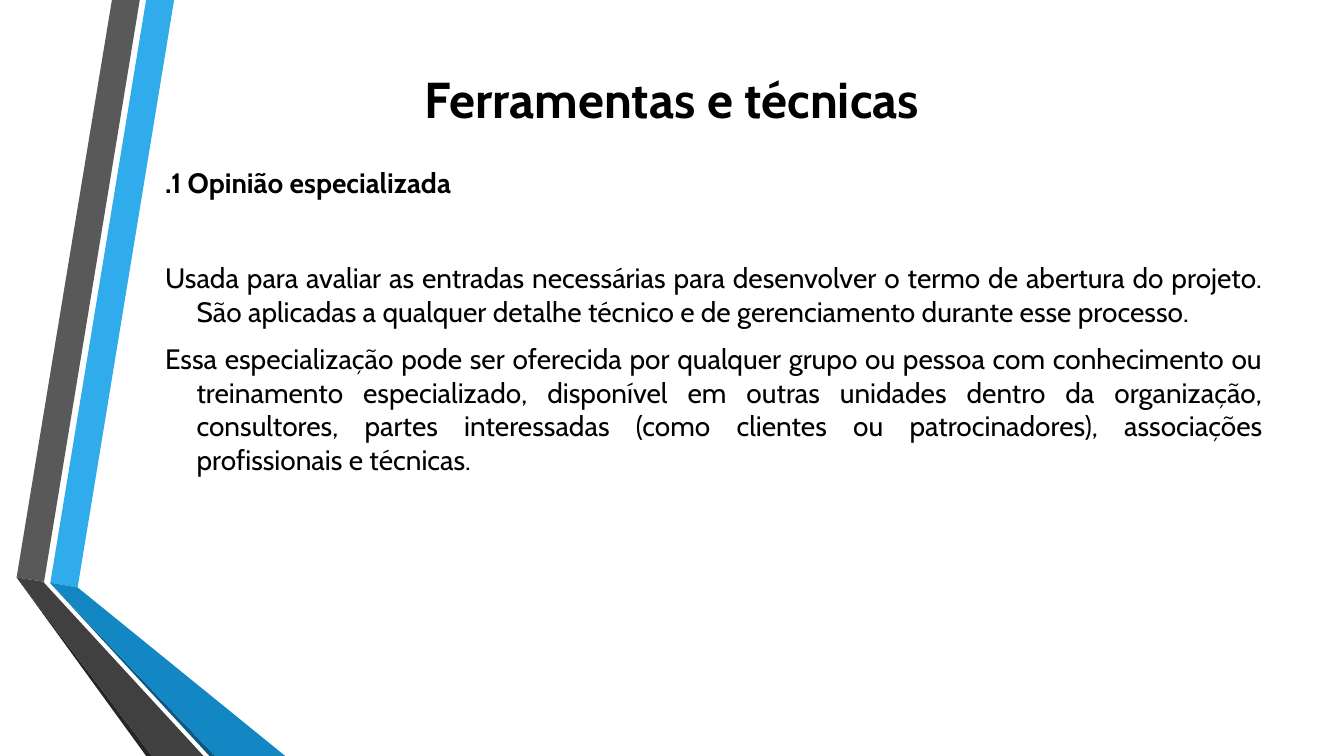
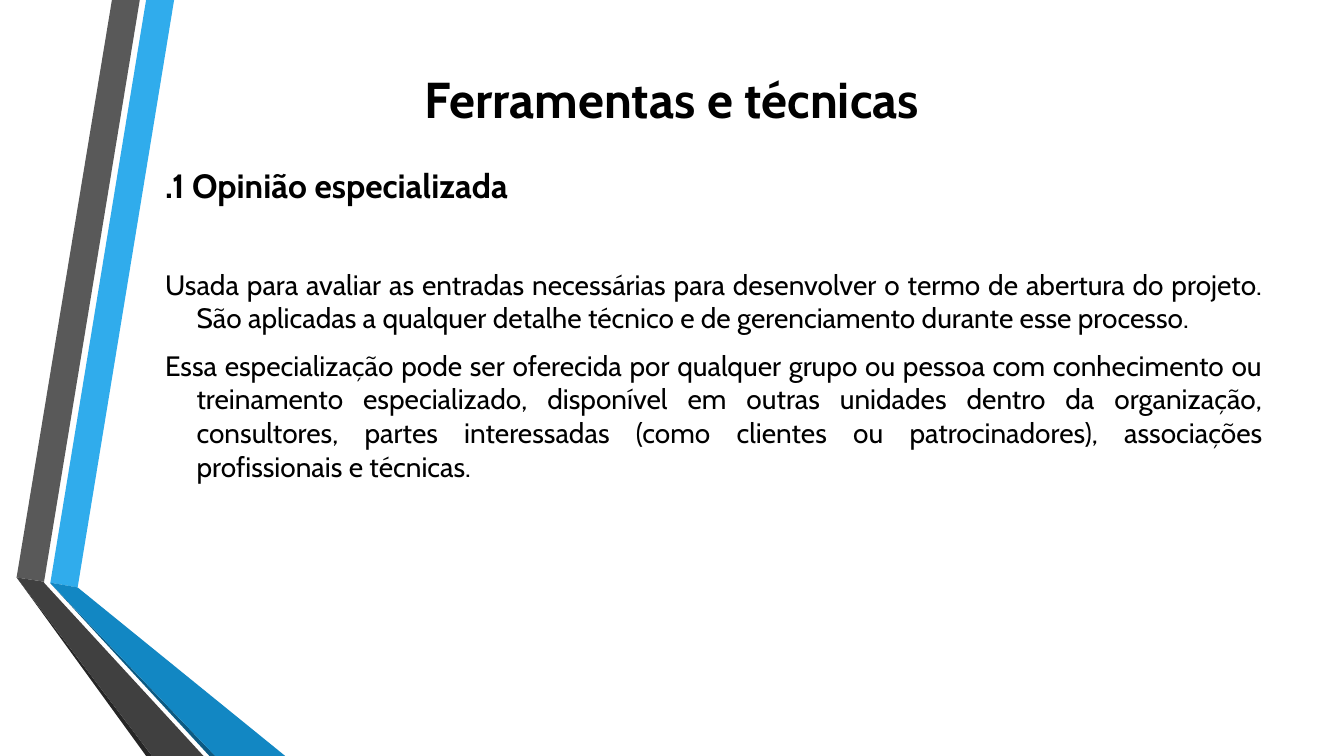
Before and after one commit to jharbes/ADMINISTRACAO-DE-REDES, a slide deck: slide 17 of RELATORIO PROVA P2/relatorio-pmbok-capitulo4-jharbes.pptx. Drawn at 1344x756 pixels with LibreOffice and Linux fonts; fonts in the diff are those of the drawing. Boxes give left, top, right and bottom in pixels: in the first picture for what was removed or moved away, otherwise in the second. Text is boxed around its words. In the diff, an @@ line names an element or a change of style, - is before the commit and + after.

```diff
--- a/RELATORIO PROVA P2/relatorio-pmbok-capitulo4-jharbes.pptx
+++ b/RELATORIO PROVA P2/relatorio-pmbok-capitulo4-jharbes.pptx
@@ text at bbox=[165, 172, 508, 206]: size 20 to 24 pt in ".1 Opinião especializada" @@
```
Also in this commit, not shown: 9 other slides changed.
